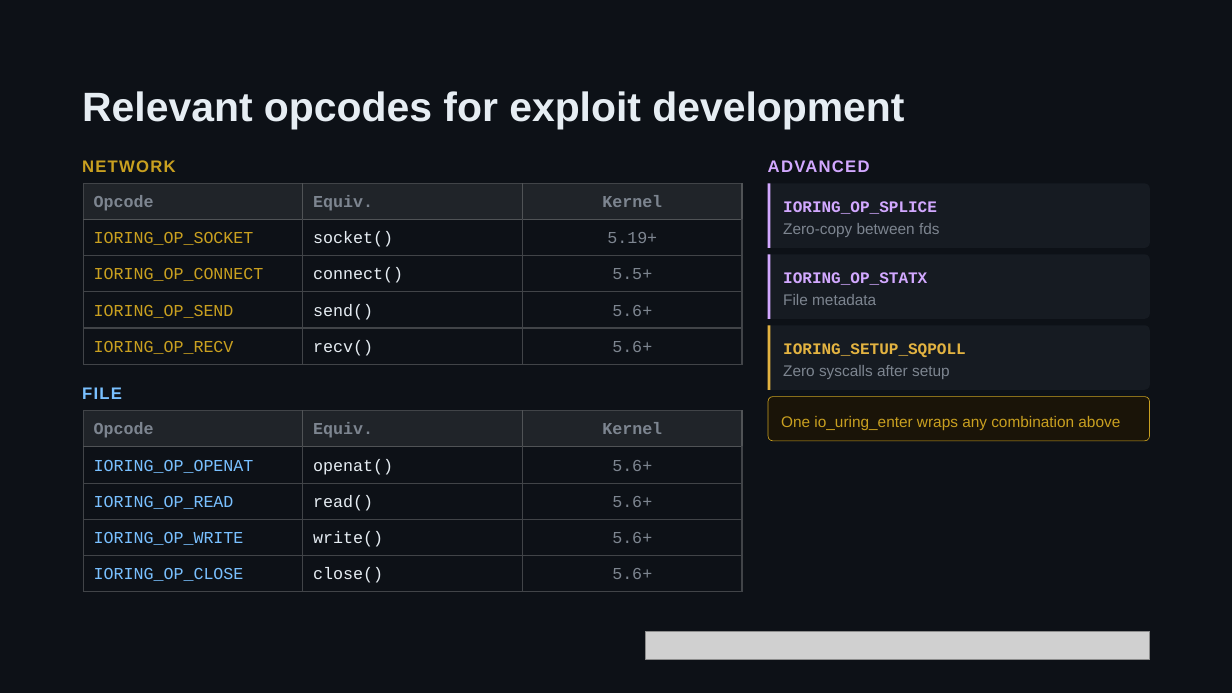
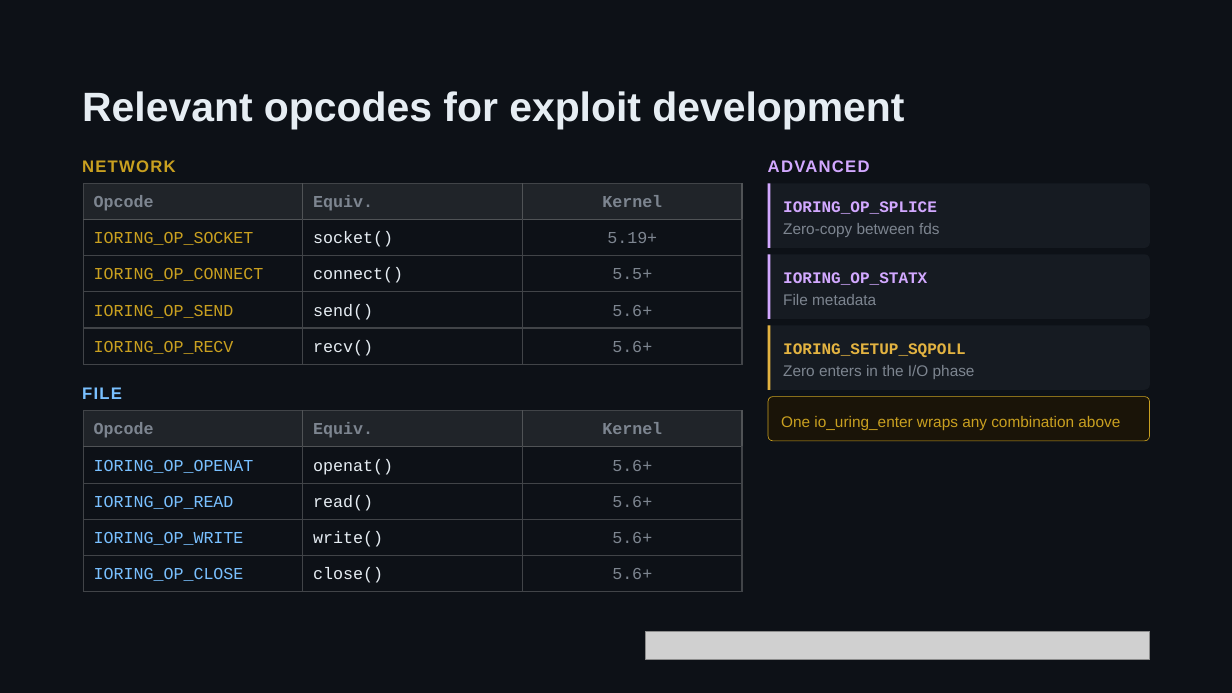
Before and after one commit to maycon/I-OWN-URING, a slide deck: slide 10 of talk/What EDRs Don't See - Syscall-less Shellcode via io_uring.pptx. Drawn at 1232x693 pixels with LibreOffice and Linux fonts; fonts in the diff are those of the drawing; grey boxes stand for pictures. Boxes give left, top, right and bottom in pixels: in the first picture for what was removed or moved away, otherwise in the second. Text is boxed around its words. In the diff, an @@ line names an element or a change of style, - is before the commit and + after.

```diff
--- a/talk/What EDRs Don't See - Syscall-less Shellcode via io_uring.pptx
+++ b/talk/What EDRs Don't See - Syscall-less Shellcode via io_uring.pptx
@@ text at (783, 365, 975, 379): text changed @@
-Zero syscalls after setup
+Zero enters in the I/O phase
```
Also in this commit, not shown: 6 other slides changed, 1 other file.
